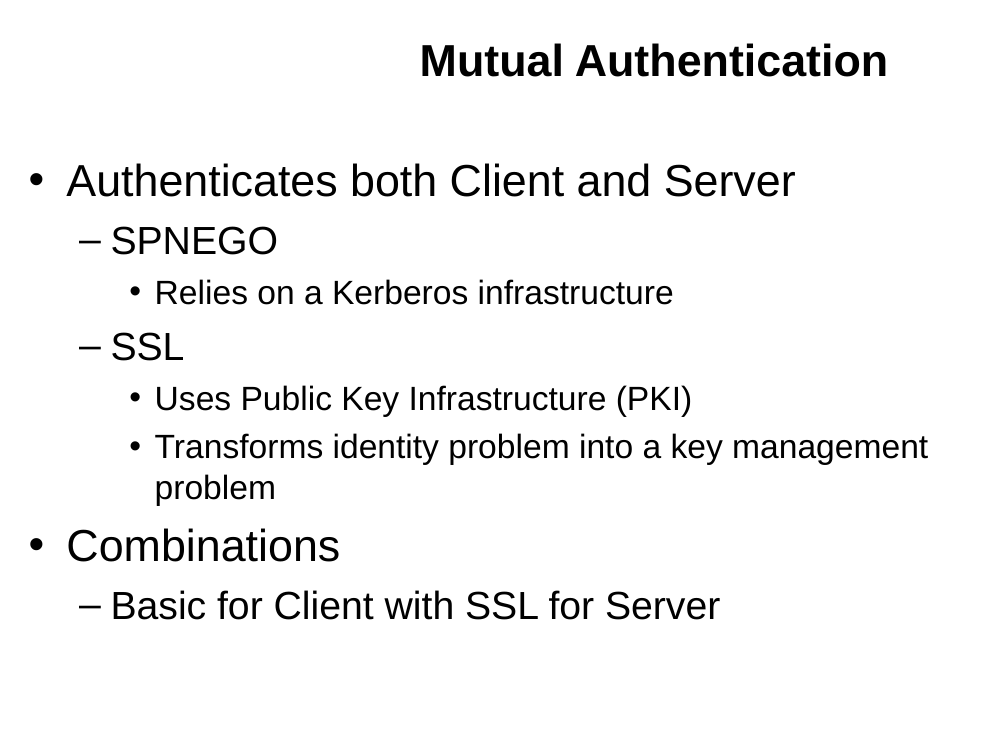
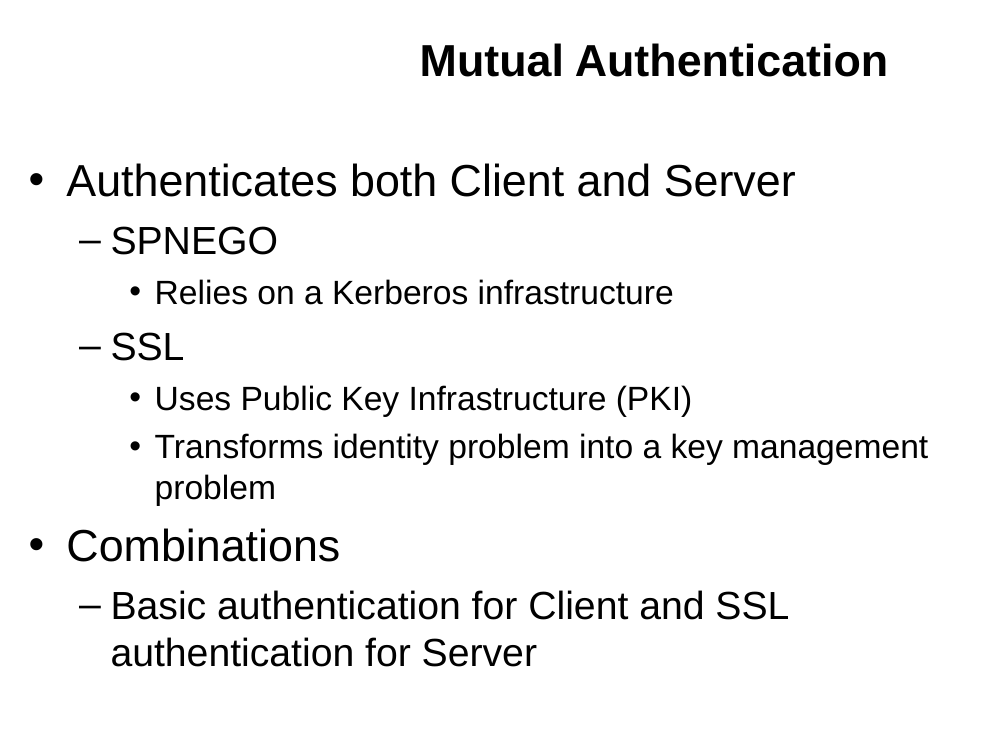
Before and after one commit to kkaempf/openwbem, a slide deck: slide 7 of doc/MDC-06-Security.odp. Drawn at 1008x756 pixels with LibreOffice and Linux fonts; fonts in the diff are those of the drawing; background and template pictures are left out. Boxes give left, top, right and bottom in pixels: in the first picture for what was removed or moved away, otherwise in the second. Text is boxed around its words. In the diff, an @@ line names an element or a change of style, - is before the commit and + after.

```diff
--- a/doc/MDC-06-Security.odp
+++ b/doc/MDC-06-Security.odp
@@ text at box(111, 590, 789, 667): text changed @@
-  – Basic for Client with SSL for Server
+  – Basic authentication for Client and SSL authentication for Server
```
Also in this commit, not shown: 5 other slides changed, 3 slides added.
